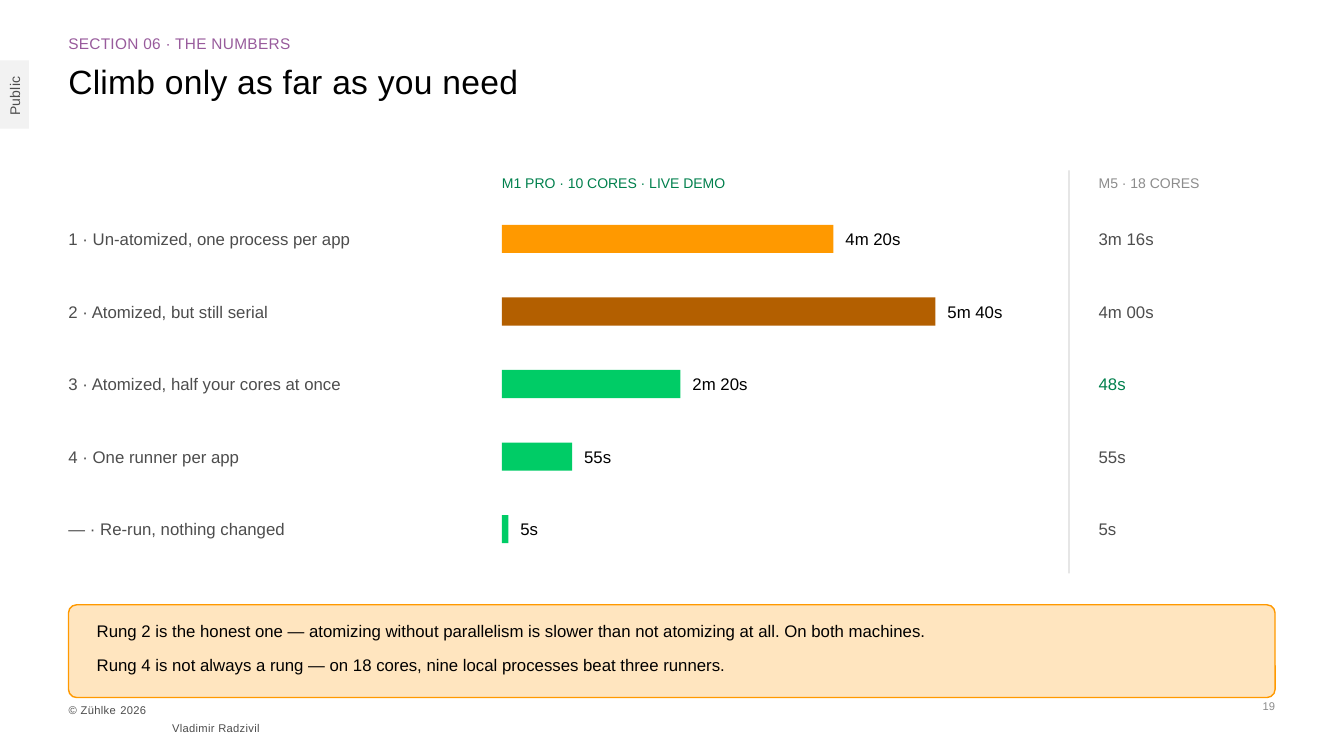
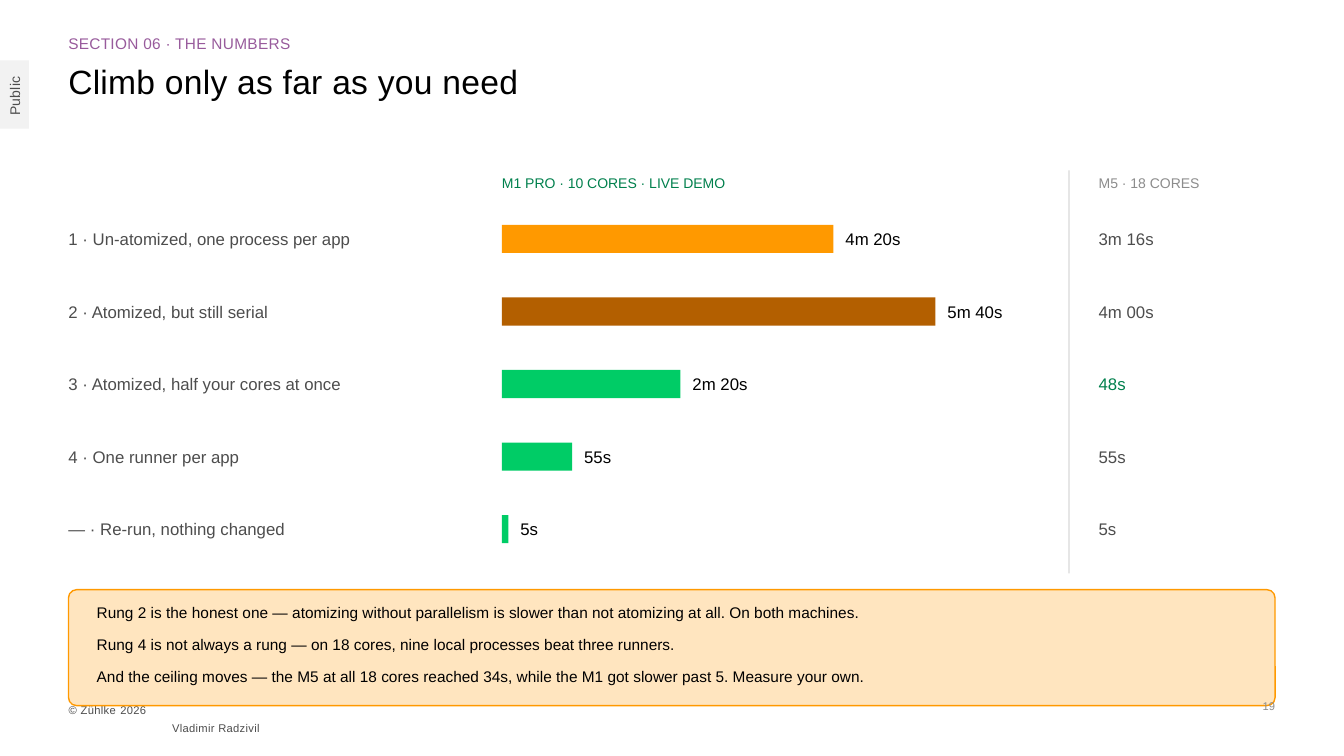
Before and after one commit to radzivil/nx-scaling-e2e-tests-with-atomizer, a slide deck: slide 19 of talk/Scaling-E2E-Tests-with-Nx-Zuhlke.pptx. Drawn at 1344x756 pixels with LibreOffice and Linux fonts; fonts in the diff are those of the drawing. Boxes give left, top, right and bottom in pixels: in the first picture for what was removed or moved away, otherwise in the second. Text is boxed around its words. In the diff, an @@ line names an element or a change of style, - is before the commit and + after.

Commit message:
Record the all-cores M5 run, and stop overclaiming the ceiling
--parallel=18 on the 18-core M5 took the same 30 targets to 34s, against 48s at
9. The same move on the 10-core M1 cost speed and reliability, so the gotcha as
written was wrong: it is not that more parallel never helps, it is that the
ceiling is machine-specific.

Retitled to "Parallelism has a ceiling — find yours" and carrying both
measurements, since one alone misleads. Half your cores stays the default: safe
everywhere, optimal nowhere.

```diff
--- a/talk/Scaling-E2E-Tests-with-Nx-Zuhlke.pptx
+++ b/talk/Scaling-E2E-Tests-with-Nx-Zuhlke.pptx
@@ rounded rectangle: place and size @@
-rounded rectangle at [69,605,1275,698]
+rounded rectangle at [69,590,1275,706]
@@ rounded rectangle at [69,590,1275,706]: proportions changed @@
@@ text "Rung 2 is the honest ...": place and size @@
-text "Rung 2 is the honest ..." at [97,625,925,641]
+text "Rung 2 is the honest ..." at [97,607,858,621]
@@ text "Rung 2 is the honest ..." at [97,607,858,621]: size 12 to 11 pt @@
@@ text "Rung 4 is not always ...": place and size @@
-text "Rung 4 is not always ..." at [97,659,724,675]
+text "Rung 4 is not always ..." at [97,639,675,653]
@@ text "Rung 4 is not always ..." at [97,639,675,653]: size 12 to 11 pt @@
@@ text added at [97,671,864,686], 11 pt, text #000000 @@
+And the ceiling moves — the M5 at all 18 cores reached 34s, while the M1 got slower past 5. Measure your own.
```
Also in this commit, not shown: 1 other slide changed, 4 other files.
